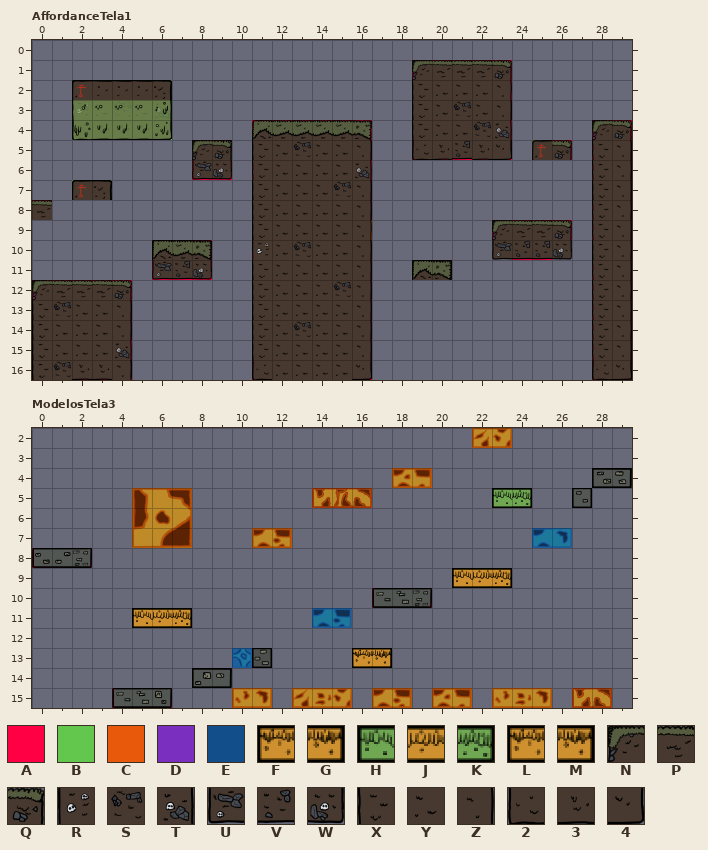
A LDtk project gets an edit: Content/Maps/Affordance.ldtk. Above, as it was before the edit.
Cells are 96x96 px. Shown: AffordanceTela1 x 0..29, y 0..16; ModelosTela3 x 0..29, y 2..15. The commit also changed other parts of the map, which this record leaves out.
Key: from "Colisao": A 1 "solido", B 2 "gelatina", C 4 "rochaQuente", D 5 "gelatinaTrampolim", E 7 "rochaImpostora"; from "Gelatine_2x1": F 0, G 1; from "Gelatine_3x1": H 0, J 1, K 2; from "Mini_jump_2x1": L 0, M 1; from "Root_tileset": N 0, P 1, Q 2, R 3, S 4, T 5, U 6, V 7, W 8; from "Terrain_variant": X 3, Y 4, Z 5, 2 6, 3 7, 4 8.
_ is an empty cell, # one hidden under a higher layer.
Layers that did not change in this view are not listed.
Layer "Colisao" before, AffordanceTela1, first column x 15:
 0 ____________
 1 ____AAAAA___
 2 ____A###A___
 3 ____A#A#A___
 4 AA__A##AA___
 5 #A__AAAAA_BA
 6 #A__________
 7 AA__________
 8 #A__________
 9 #C______AAAA
Layer "Correcoes" before, AffordanceTela1, first column x 15:
 0 ____________
 1 ____NPPPQ___
 2 ____R_##____
 3 ____R#S#T___
 4 ____R##ST___
 5 #T__UVVVW_NQ
 6 #T__________
 7 ST__________
 8 #T__________
 9 #_______NPPQ
10 #T______UVVW
Layer "Variante_terreno" before, AffordanceTela1, first column x 17:
 0 _________
 1 _________
 2 __XYYYZ__
 3 __XY_YZ__
 4 __XYY____
 5 __23_34__
 6 _________
 7 _________
 8 _________
 9 _________
10 _________
Layer "Colisao" before, ModelosTela3, first column x 8:
 2 _____________
 3 _____________
 4 __________CC_
 5 ______CCC____
 6 _____________
 7 ___CC________
 8 _____________
 9 _____________
10 _________A#A_
11 ______EE_____
12 _____________
13 __E#____DD___
14 ##___________
15 __CC_CCC_CC_C
And afterwards:
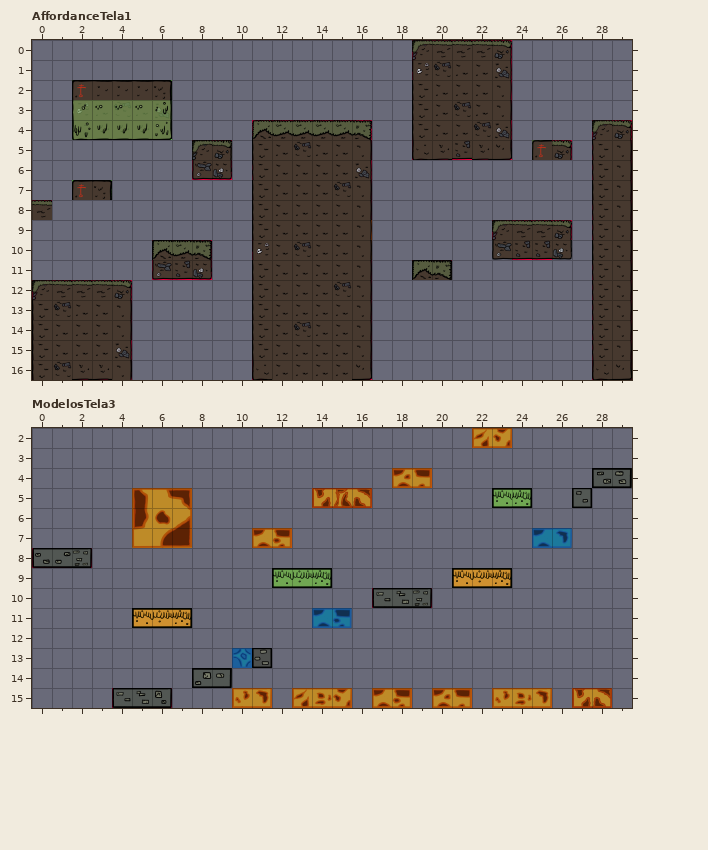
See-through tiles are keyed as they look on the map.
What changed:
Changed rows in their new state; . is an unchanged cell.
Layer "Colisao", AffordanceTela1:
first column x 19:
 0 AAAAA
Layer "Correcoes", AffordanceTela1:
first column x 19:
 0 NPPPQ
 1 RS__T
Layer "Variante_terreno", AffordanceTela1:
first column x 21:
 1 YY
Layer "Colisao", ModelosTela3:
first column x 12:
 9 BBB
first column x 16:
13 __
Layer "Gelatine_3x1", ModelosTela3:
first column x 12:
 9 HJK
Layer "Gelatine_2x1", ModelosTela3:
first column x 16:
13 __
Layer "Mini_jump_2x1", ModelosTela3:
first column x 16:
13 __
